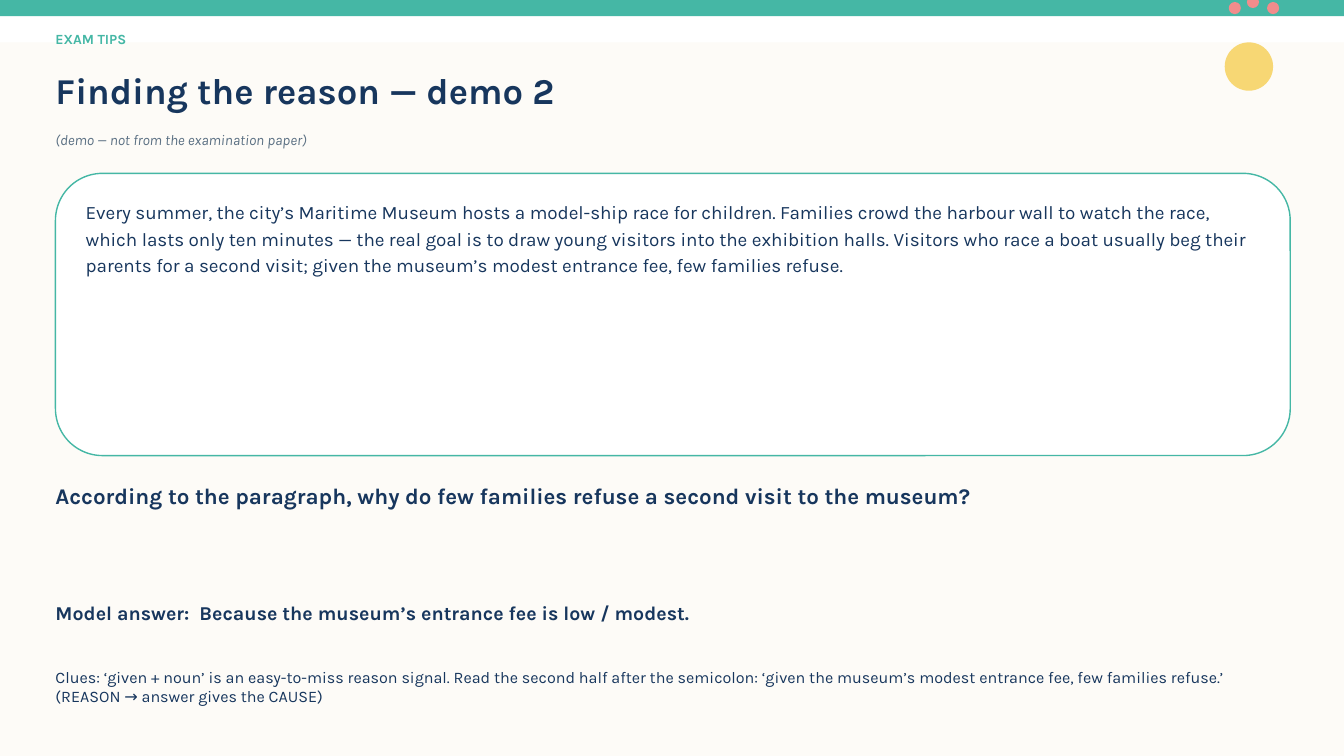
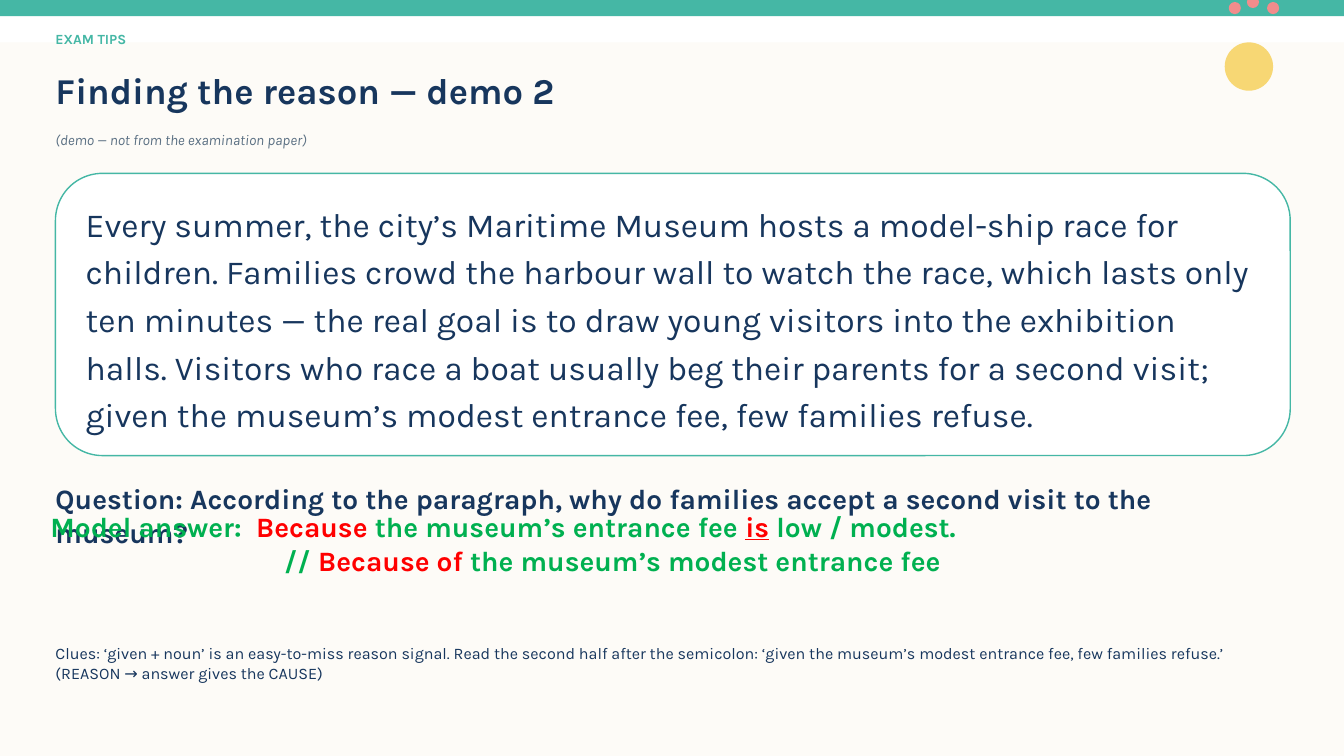
Before and after one commit to flyingbee2026/f6-sp-lesson4, a slide deck: slide 5 of F6_SP_Lesson_4_2013_Part_A_Open-Ended_PPT.pptx. Drawn at 1344x756 pixels with LibreOffice and Linux fonts; fonts in the diff are those of the drawing. Boxes give left, top, right and bottom in pixels: in the first picture for what was removed or moved away, otherwise in the second. Text is boxed around its words. In the diff, an @@ line names an element or a change of style, - is before the commit and + after.

Commit message:
Helen's finalized L4 deck: exp-card first (blinds), floating red answers (fade), trimmed evidence, taller Q6/Q8 crops

```diff
--- a/F6_SP_Lesson_4_2013_Part_A_Open-Ended_PPT.pptx
+++ b/F6_SP_Lesson_4_2013_Part_A_Open-Ended_PPT.pptx
@@ text "Every summer, the city’s Maritime ..." at [86,214,1249,436]: size 13.5 to 24 pt @@
@@ text at [55,489,1151,517]: text changed; size 16 to 20 pt @@
-According to the paragraph, why do few families refuse a second visit to the museum?
+Question: According to the paragraph, why do families accept a second visit to the museum?
@@ text at [50,512,955,572]: text changed; size 14 to 20 pt; text colour #17365D to #00B050 @@
-Model answer: Because the museum’s entrance fee is low / modest.
+Model answer: Because the museum’s entrance fee is low / modest.
+// Because of the museum’s modest entrance fee
@@ text "Clues: ‘given + noun’ is ...": place and size @@
-text "Clues: ‘given + noun’ is ..." at [55,672,1223,706]
+text "Clues: ‘given + noun’ is ..." at [55,648,1223,683]
```
Also in this commit, not shown: 12 other slides changed, 1 other file.
